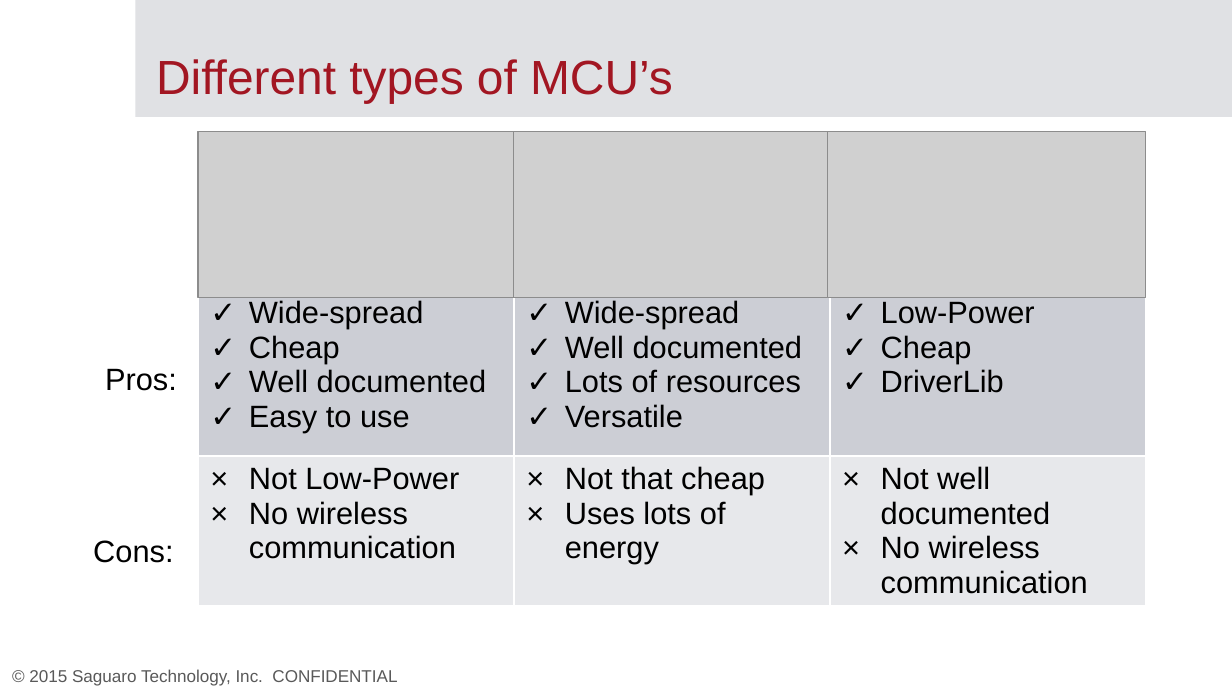
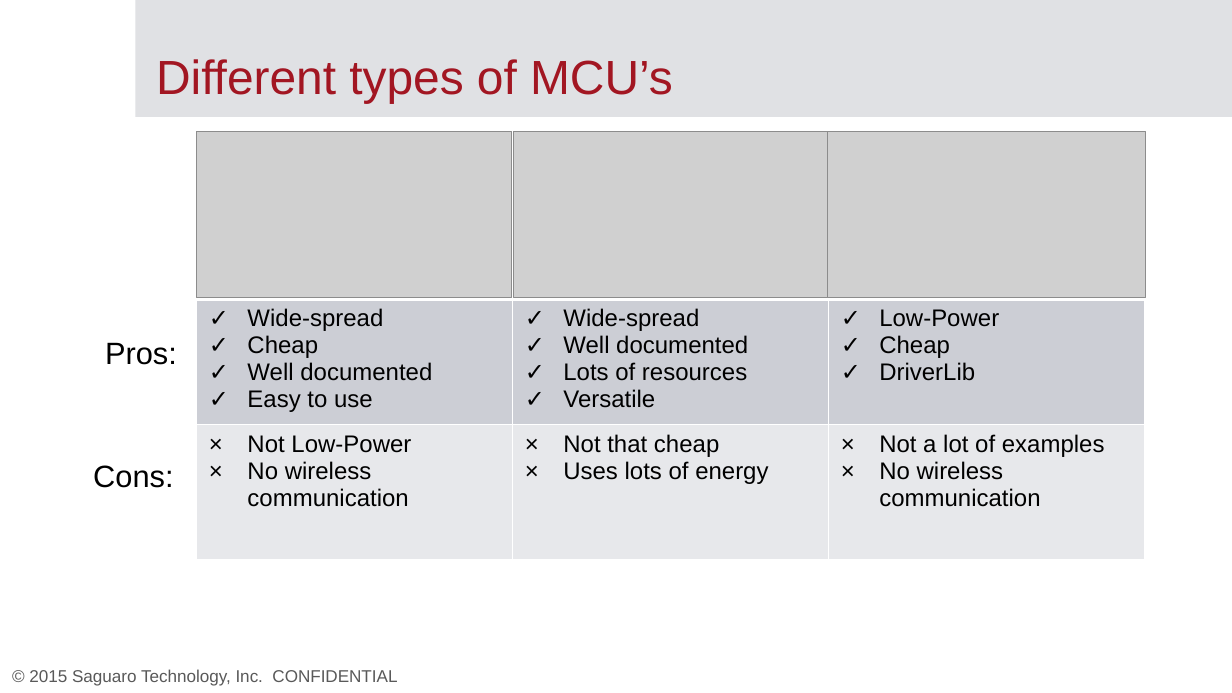
Before and after one commit to mememihnea/LicentaCod, a slide deck: slide 3 of Documentatie/Template.pptx. Drawn at 1232x693 pixels with LibreOffice and Linux fonts; fonts in the diff are those of the drawing; grey boxes stand for pictures; background and template pictures are left out. Boxes give left, top, right and bottom in pixels: in the first picture for what was removed or moved away, otherwise in the second. Text is boxed around its words. In the diff, an @@ line names an element or a change of style, - is before the commit and + after.

```diff
--- a/Documentatie/Template.pptx
+++ b/Documentatie/Template.pptx
@@ table at (x1=197, y1=132, x2=1143, y2=562) @@
-row 1, column 1: 
+row 1, column 1: A
-row 3, column 3: Not well documented / No wireless communication
+row 3, column 3: Not a lot of examples / No wireless communication
@@ size 18 to 14 pt in "Wide-spread", "Cheap", "Well documented", "Easy to use" and 11 more places @@
@@ text "Pros:" moved from (x1=105, y1=368, x2=177, y2=391) to (x1=105, y1=342, x2=177, y2=365) @@
@@ text "Cons:" moved from (x1=93, y1=540, x2=173, y2=563) to (x1=93, y1=465, x2=173, y2=488) @@
```
Also in this commit, not shown: 4 other slides changed, 3 slides added, 1 slide removed.
